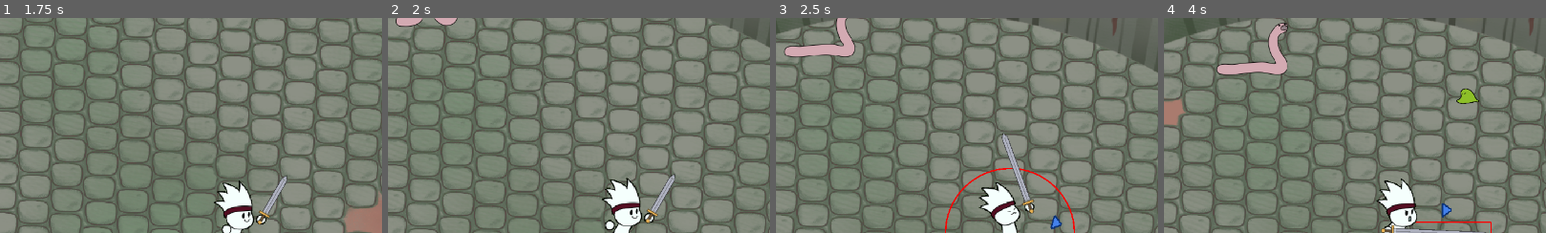
Above: before the commit, frames 1-4 (left to right).
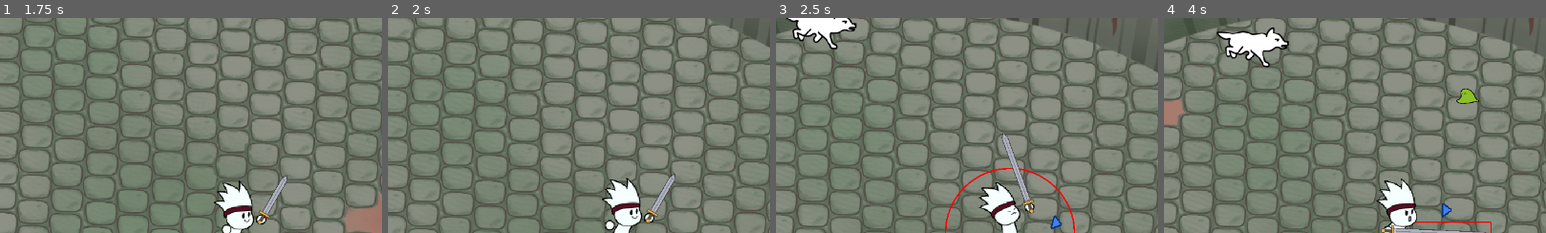
Above: after the commit, the same moments.

Repository: freddder/GMTK_Jam_2024
Game: Godot game, scene res://scenes/main_menu.tscn
Same seed, same stepped clock (60 frames per second), same inputs: the game is played once before the commit and once after it. Sound files missing from this copy of the repository are replaced by a short silence.
Inputs (mouse positions are % of the whole screen's width and height, from its top left):
- Up to frame 1 (1.75 s): click "Play" at 0.5 s; move the mouse to (45, 70) at 1.27 s; hold W (move_up) from 1.28 s (still down); hold Shift (dash) from 1.28 s (still down)
- Up to frame 2 (2 s): keep holding W (move_up); keep holding Shift (dash)
- Up to frame 3 (2.5 s): keep holding W (move_up); move the mouse to (80, 65) at 2.02 s; release Shift (dash) at 2.03 s; tap Space (heavy_attack) at 2.1 s
- Up to frame 4 (4 s): move the mouse to (20, 35) at 2.77 s; release W (move_up) at 2.78 s; hold A (move_left) from 2.78 s (still down); click (20, 35) at 2.85 s; move the mouse to (55, 50) at 3.52 s; right-click (55, 50) at 3.6 s
The pictures show only the part of the screen within x 19-69%, y 0-50%; the shares and areas given below are measured in that part.

Frame 1 is identical in both runs. In frame 2, 0.4% of the frame differs, in the area x 2-19%, y 0-5%; in frame 3, 2.6%; in frame 4, 3.0%, in the area x 13-33%, y 2-27%.

Commit message:
Added wolf enemy type

Diff:
--- a/scenes/enemy.tscn
+++ b/scenes/enemy.tscn
@@ -1,10 +1,11 @@
-[gd_scene load_steps=41 format=3 uid="uid://cnvwhtne2klh"]
+[gd_scene load_steps=45 format=3 uid="uid://cnvwhtne2klh"]
 
 [ext_resource type="Script" path="res://scripts/enemy.gd" id="1_fhxv7"]
 [ext_resource type="Texture2D" uid="uid://bmkxb42nm58ja" path="res://content/sprites/enemies/worm-walk.png" id="2_i1qw3"]
 [ext_resource type="Texture2D" uid="uid://bxmptvhxnt8ri" path="res://content/sprites/enemies/slime-death.png" id="2_rb21c"]
 [ext_resource type="Texture2D" uid="uid://35itgysw6xfm" path="res://content/sprites/enemies/worm-death.png" id="2_wb7ea"]
 [ext_resource type="Texture2D" uid="uid://c8u2h2elhbxkx" path="res://content/sprites/enemies/slime-walk.png" id="3_1f3u2"]
+[ext_resource type="Texture2D" uid="uid://bar5jme4ilfv0" path="res://content/sprites/enemies/wolf-death.png" id="4_6vwjx"]
 [ext_resource type="Texture2D" uid="uid://bx1uq2h7dhcap" path="res://content/sprites/enemies/wolf-walk.png" id="4_sp7fw"]
 
 [sub_resource type="AtlasTexture" id="AtlasTexture_jxo1k"]
@@ -39,6 +40,18 @@
 atlas = ExtResource("3_1f3u2")
 region = Rect2(256, 0, 128, 128)
 
+[sub_resource type="AtlasTexture" id="AtlasTexture_bqr3v"]
+atlas = ExtResource("4_6vwjx")
+region = Rect2(0, 0, 133, 128)
+
+[sub_resource type="AtlasTexture" id="AtlasTexture_y2os7"]
+atlas = ExtResource("4_6vwjx")
+region = Rect2(133, 0, 133, 128)
+
+[sub_resource type="AtlasTexture" id="AtlasTexture_ruhdj"]
+atlas = ExtResource("4_6vwjx")
+region = Rect2(0, 0, 133, 128)
+
 [sub_resource type="AtlasTexture" id="AtlasTexture_eof37"]
 atlas = ExtResource("4_sp7fw")
 region = Rect2(0, 0, 144, 128)
@@ -165,6 +178,25 @@
 "loop": true,
 "name": &"slime_walk",
 "speed": 5.0
+}, {
+"frames": [{
+"duration": 1.0,
+"texture": SubResource("AtlasTexture_bqr3v")
+}, {
+"duration": 3.0,
+"texture": SubResource("AtlasTexture_y2os7")
+}],
+"loop": false,
+"name": &"wolf_death",
+"speed": 2.0
+}, {
+"frames": [{
+"duration": 1.0,
+"texture": SubResource("AtlasTexture_ruhdj")
+}],
+"loop": false,
+"name": &"wolf_take_hit",
+"speed": 1.0
 }, {
 "frames": [{
 "duration": 1.0,
@@ -319,8 +351,9 @@
 [node name="AnimatedSprite2D" type="AnimatedSprite2D" parent="."]
 scale = Vector2(0.5, 0.5)
 sprite_frames = SubResource("SpriteFrames_cfqfh")
-animation = &"wolf_walk"
-frame_progress = 0.783656
+animation = &"wolf_death"
+frame = 1
+frame_progress = 1.0
 
 [node name="CollisionShape2D" type="CollisionShape2D" parent="."]
 position = Vector2(-0.5, 1)
--- a/scripts/enemy.gd
+++ b/scripts/enemy.gd
@@ -28,6 +28,7 @@
 var enemy_type_strings: Array = [
 	"worm",
 	"slime",
+	"wolf"
 ]
 var type := ""
 
Binary file added: content/sprites/enemies/wolf-death.png
Not shown, added: content/sprites/enemies/wolf-death.png.import
